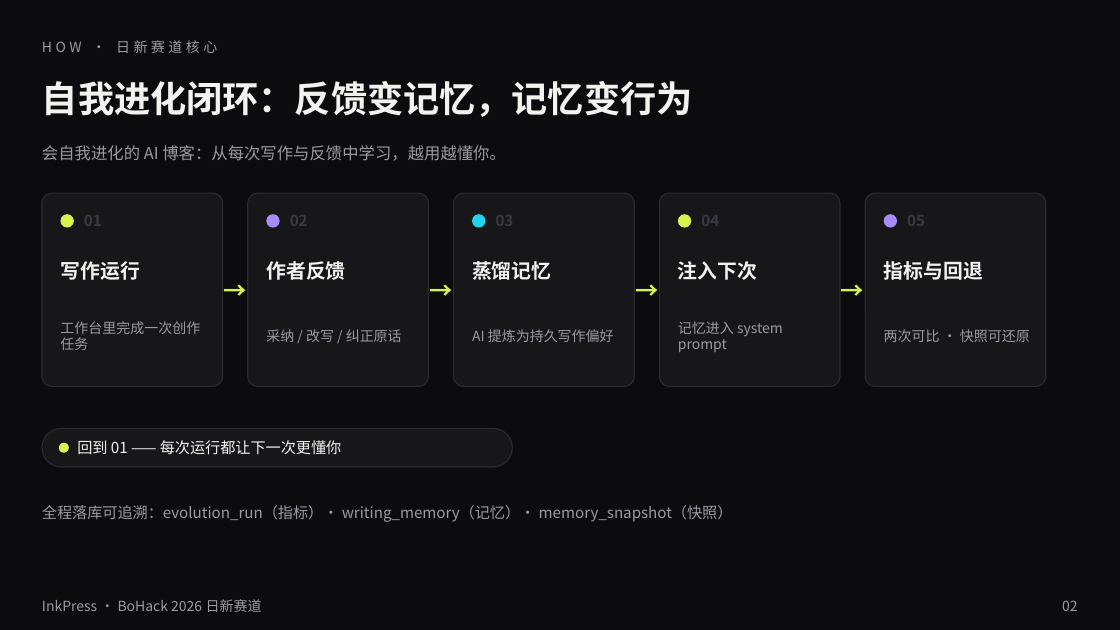
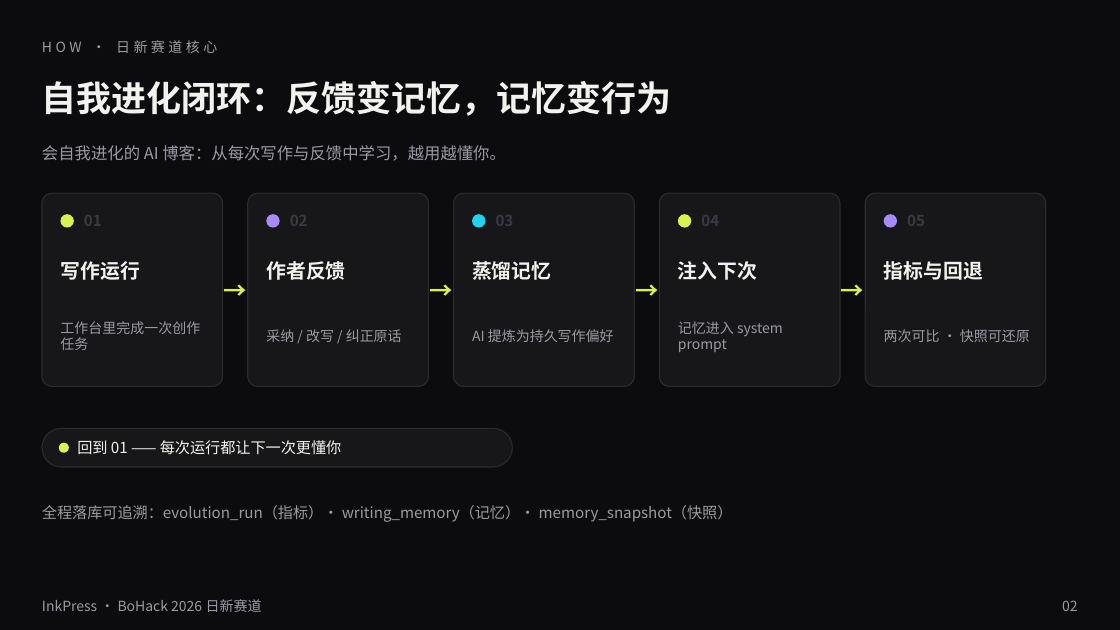
Before and after one commit to lggyx/inkpress2agent, a slide deck: slide 2 of docs/InkPress-BoHack2026-路演.pptx. Drawn at 1120x630 pixels with LibreOffice and Linux fonts; fonts in the diff are those of the drawing. Boxes give left, top, right and bottom in pixels: in the first picture for what was removed or moved away, otherwise in the second. Text is boxed around its words. In the diff, an @@ line names an element or a change of style, - is before the commit and + after.

```diff
--- a/docs/InkPress-BoHack2026-路演.pptx
+++ b/docs/InkPress-BoHack2026-路演.pptx
@@ text "自我进化闭环：反馈变记忆，记忆变行为" at [42,81,672,116]: size 31 to 30 pt @@
```
Also in this commit, not shown: 4 other slides changed, 5 slides added.
